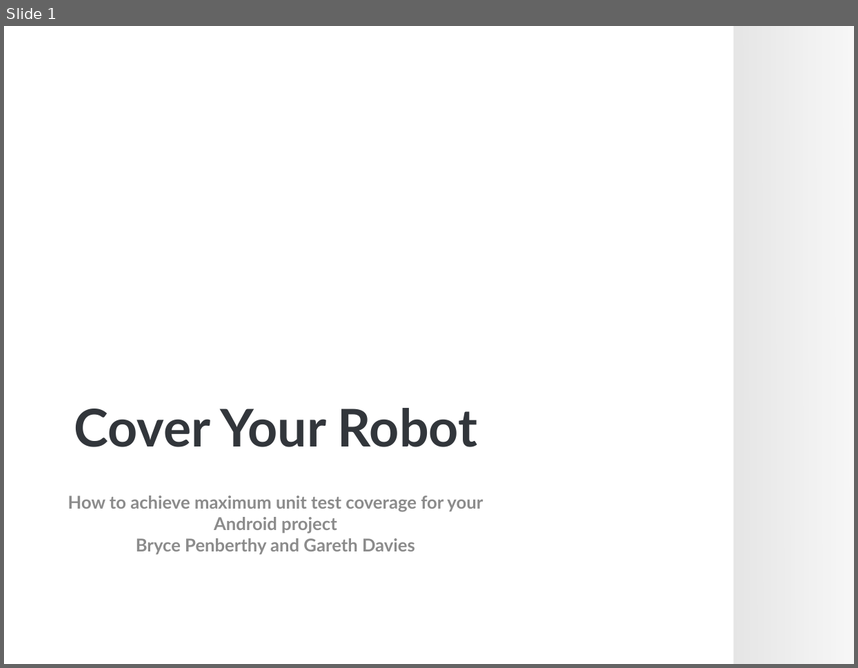
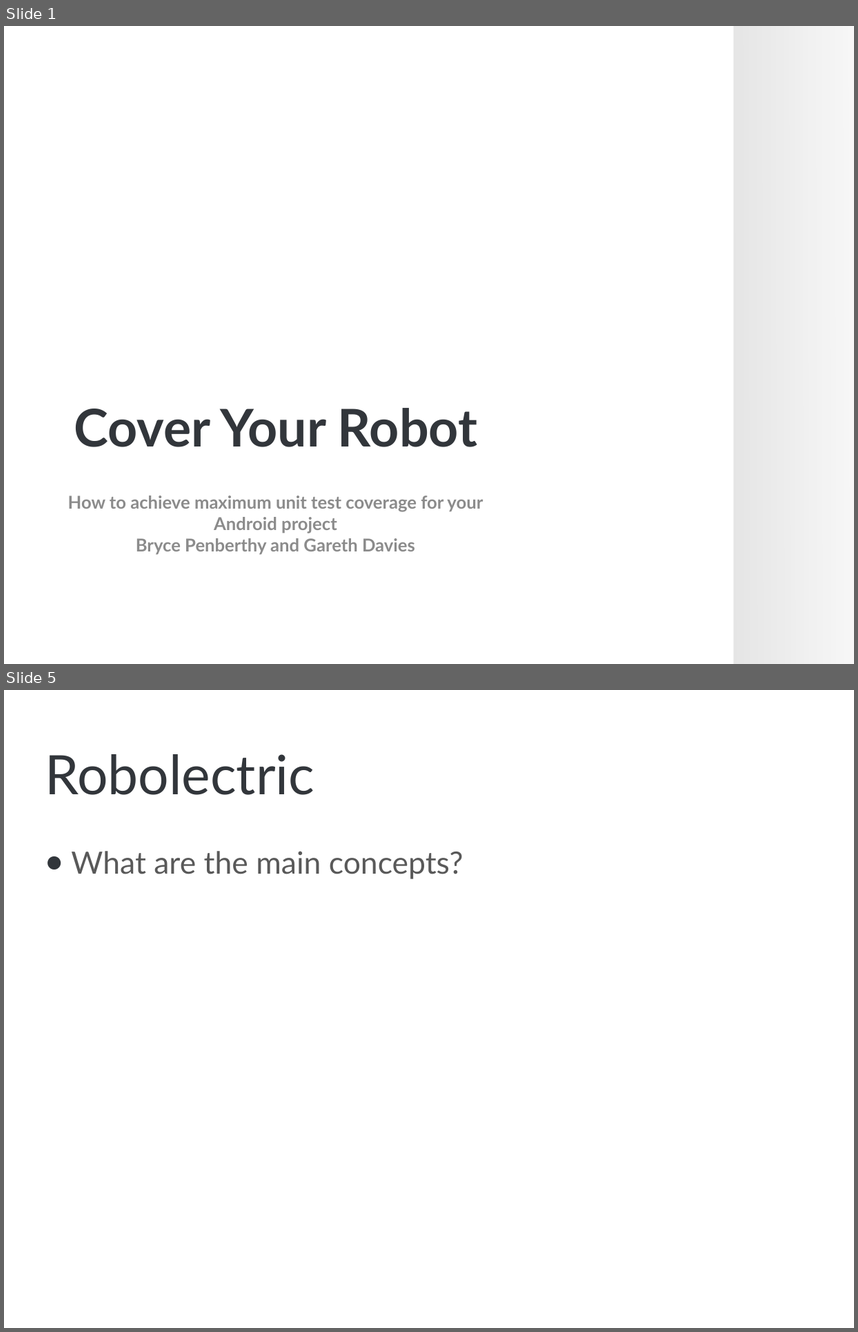
Before and after one commit to brycep/thomas, a slide deck: thomas-android/src/main/presentations/Unit Testing.pptx. Shown one above the other, each under a label of ours: slide 1 before the commit, slides 1 and 5 after it; the slides between them are not shown. The pictures are 858x668 and 858x1332 pixels, drawn with LibreOffice and Linux fonts; fonts in the diff are those of the drawing; background and template pictures are left out. Boxes give left, top, right and bottom in pixels: in the first picture for what was removed or moved away, otherwise in the second. Text is boxed around its words. In the diff, an @@ line names an element or a change of style, - is before the commit and + after.

```diff
--- a/thomas-android/src/main/presentations/Unit Testing.pptx
+++ b/thomas-android/src/main/presentations/Unit Testing.pptx
@@ slide 5 added at (4, 690, 854, 1328), background picture (left out) @@
@@ title added at (45, 754, 314, 795), 46 pt, text #32363B @@
+Robolectric
@@ text added at (71, 851, 464, 879), 26 pt, text #595959 @@
+● What are the main concepts?
```
Also in this commit, not shown: 9 other slides added.
